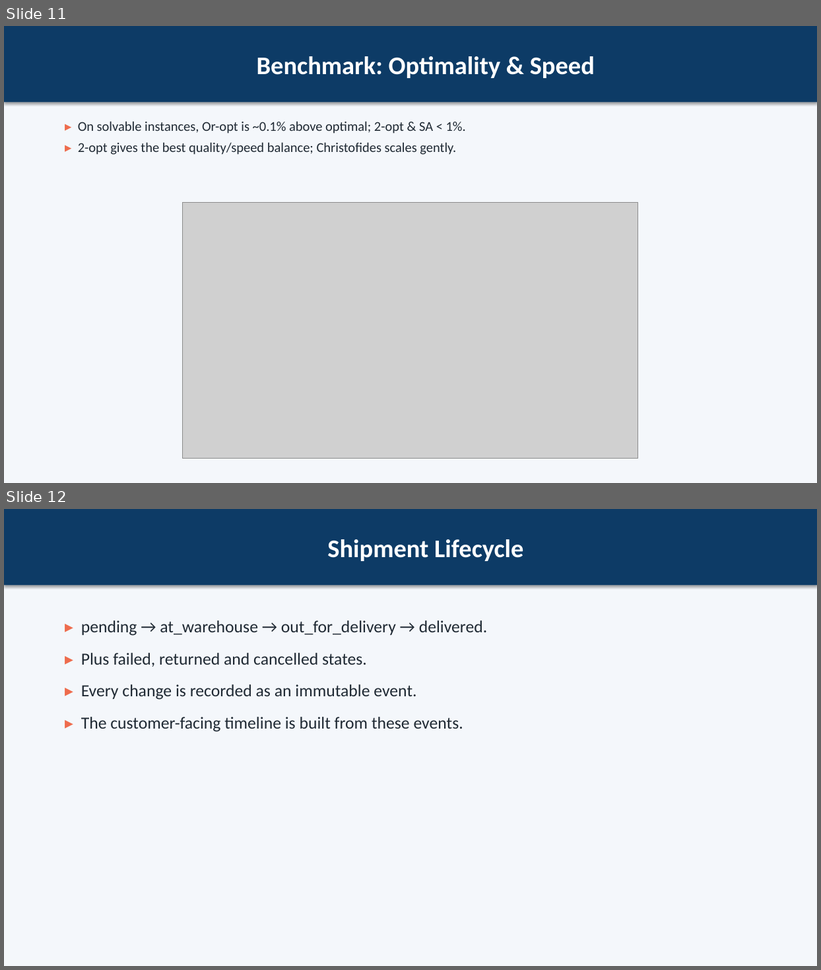
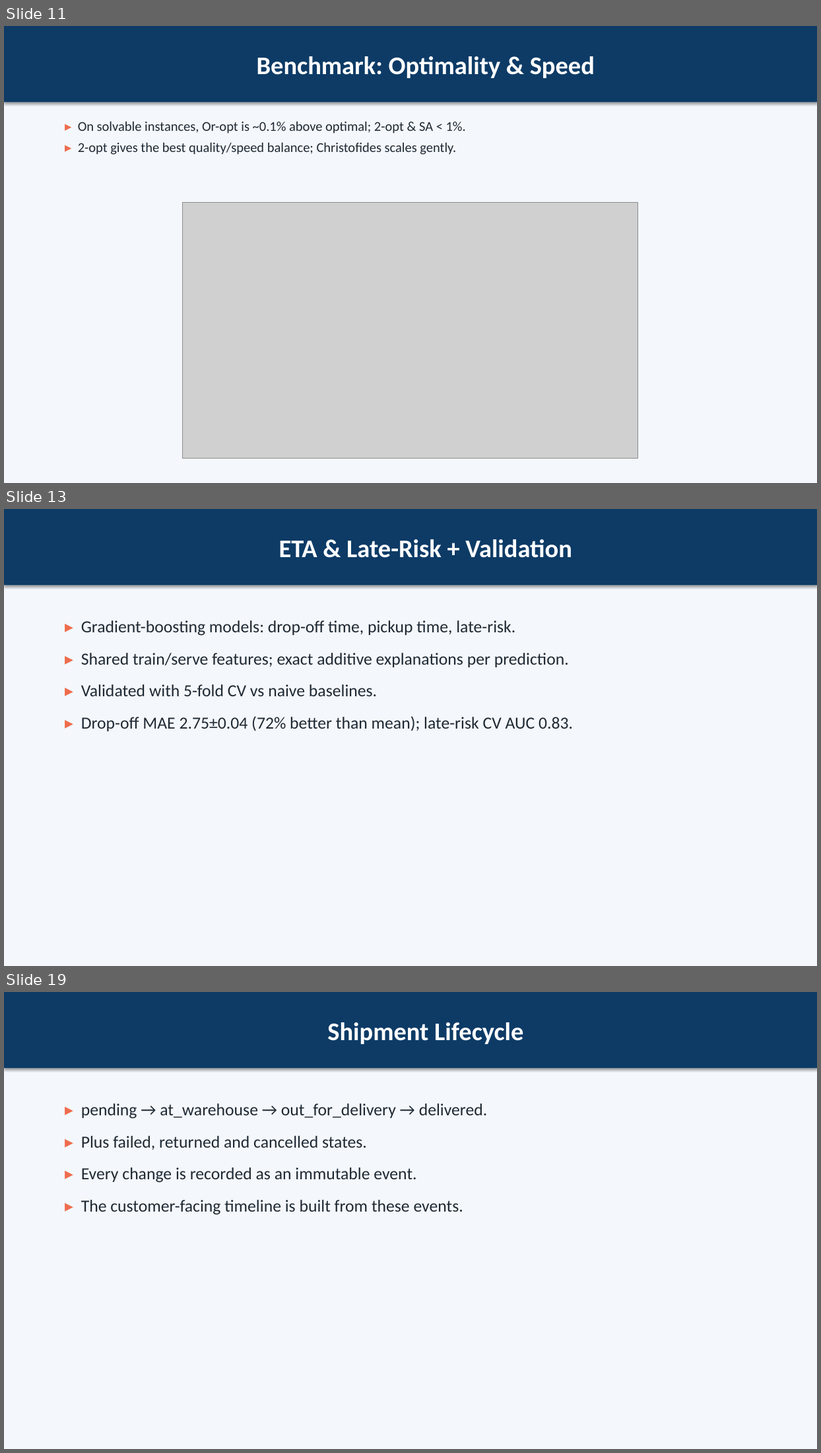
Before and after one commit to MahmoudHozayen1/CairoLogisticsAI, a slide deck: docs/presentation.pptx. Shown one above the other, each under a label of ours: slides 11 and 12 before the commit, slides 11, 13 and 19 after it; the slides between them are not shown. The pictures are 821x970 and 821x1453 pixels, drawn with LibreOffice and Linux fonts; fonts in the diff are those of the drawing; grey boxes stand for pictures. Boxes give left, top, right and bottom in pixels: in the first picture for what was removed or moved away, otherwise in the second. Text is boxed around its words. In the diff, an @@ line names an element or a change of style, - is before the commit and + after.

```diff
--- a/docs/presentation.pptx
+++ b/docs/presentation.pptx
@@ slide 13 added at (4, 509, 817, 966), background #F4F7FB @@
@@ rectangle added at (4, 509, 817, 586), fill #0D3B66, 30 pt, text #FFFFFF, bold @@
+ETA & Late-Risk + Validation
@@ text added at (81, 621, 573, 731), 20 pt, text #1F2933 @@
+▸ Gradient-boosting models: drop-off time, pickup time, late-risk.
+▸ Shared train/serve features; exact additive explanations per prediction.
+▸ Validated with 5-fold CV vs naive baselines.
+▸ Drop-off MAE 2.75±0.04 (72% better than mean); late-risk CV AUC 0.83.
@@ what was slide 12 is now slide 19 @@
```
Also in this commit, not shown: 4 slides changed, 6 other slides added, 5 other files.
